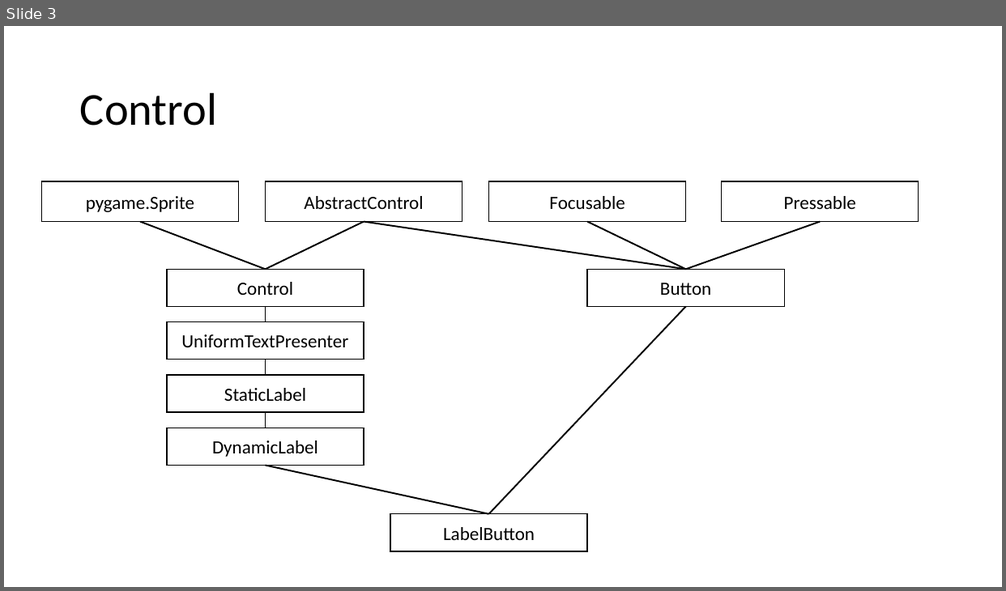
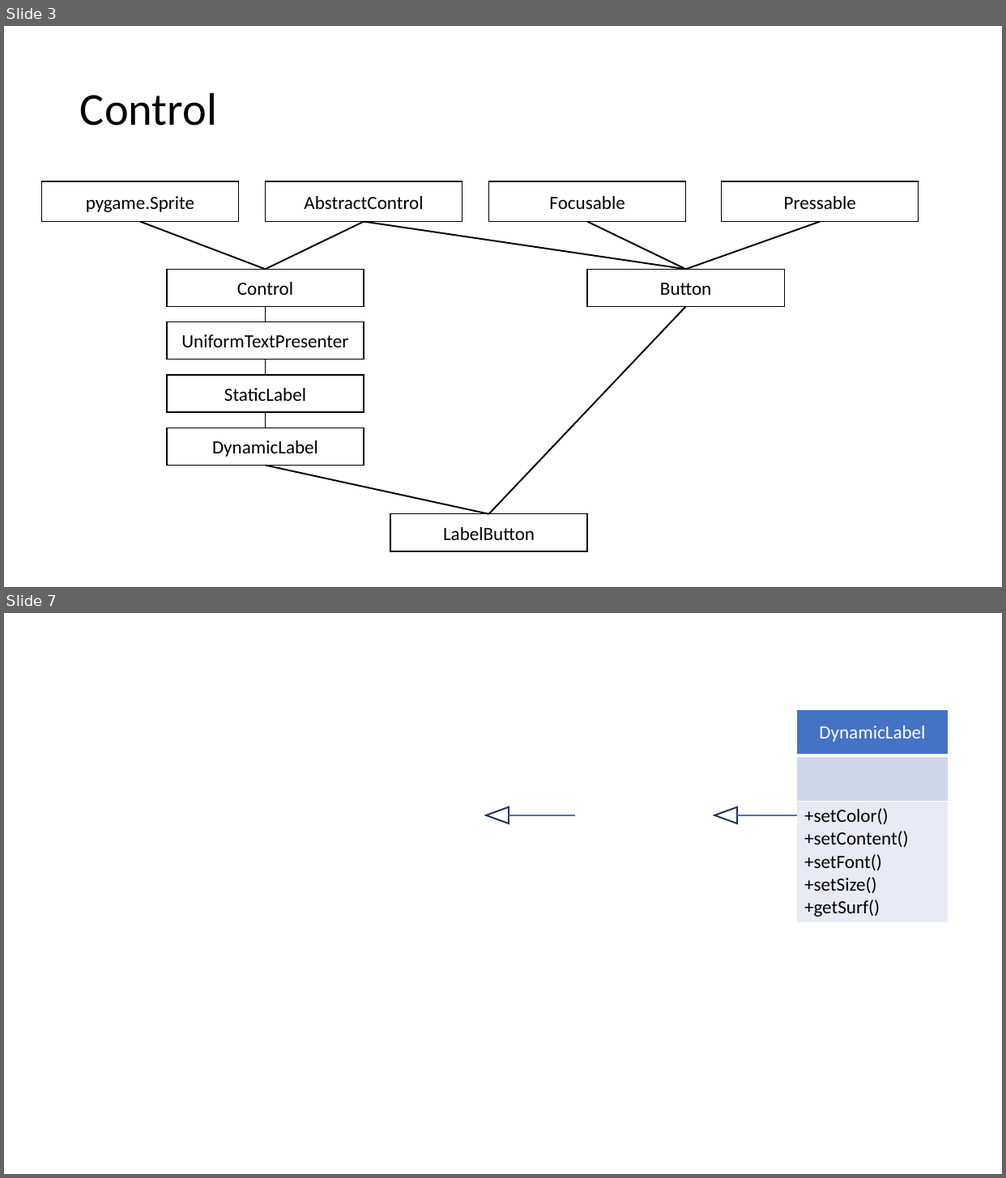
Before and after one commit to wertolf/vocabulary-builder, a slide deck: documentation/diagrams.pptx. Shown one above the other, each under a label of ours: slide 3 before the commit, slides 3 and 7 after it; the slides between them are not shown. The pictures are 1006x591 and 1006x1178 pixels, drawn with LibreOffice and Linux fonts; fonts in the diff are those of the drawing. Boxes give left, top, right and bottom in pixels: in the first picture for what was removed or moved away, otherwise in the second. Text is boxed around its words. In the diff, an @@ line names an element or a change of style, - is before the commit and + after.

```diff
--- a/documentation/diagrams.pptx
+++ b/documentation/diagrams.pptx
@@ slide 7 added at (4,613,1002,1174), background #FFFFFF @@
@@ table added at (797,710,948,922), 3 rows, 1 columns @@
+DynamicLabel
+
++setColor() / +setContent() / +setFont() / +setSize() / +getSurf()
@@ triangle added at (486,807,509,824), outline #1E3256 1.5 pt @@
@@ triangle added at (714,807,737,824), outline #1E3256 1.5 pt @@
@@ line added from (509, 815) to (575, 815), #4472C4 1.5 pt @@
@@ line added from (738, 815) to (797, 815), #4472C4 1.5 pt @@
```
Also in this commit, not shown: 5 other slides added, 3 other files.
